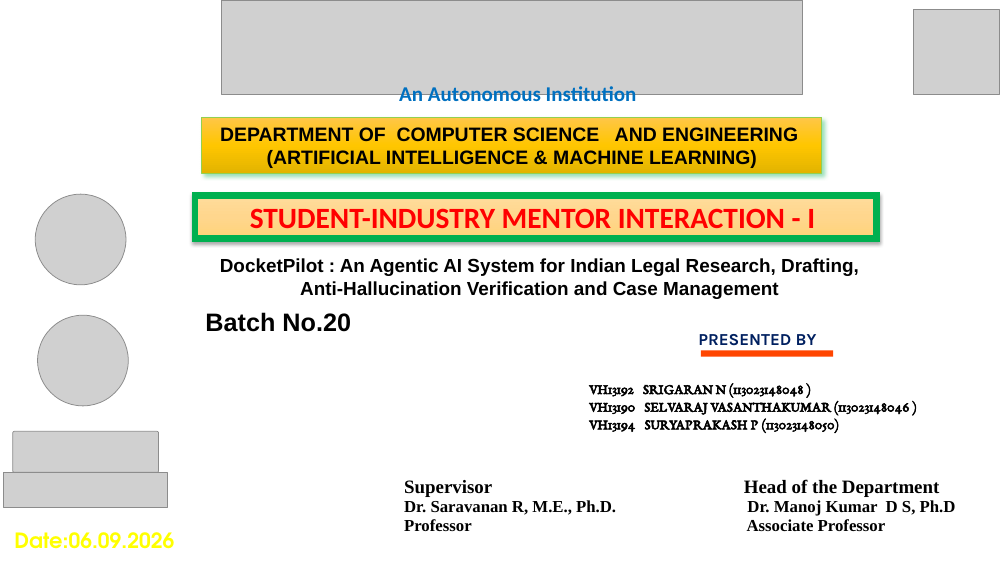
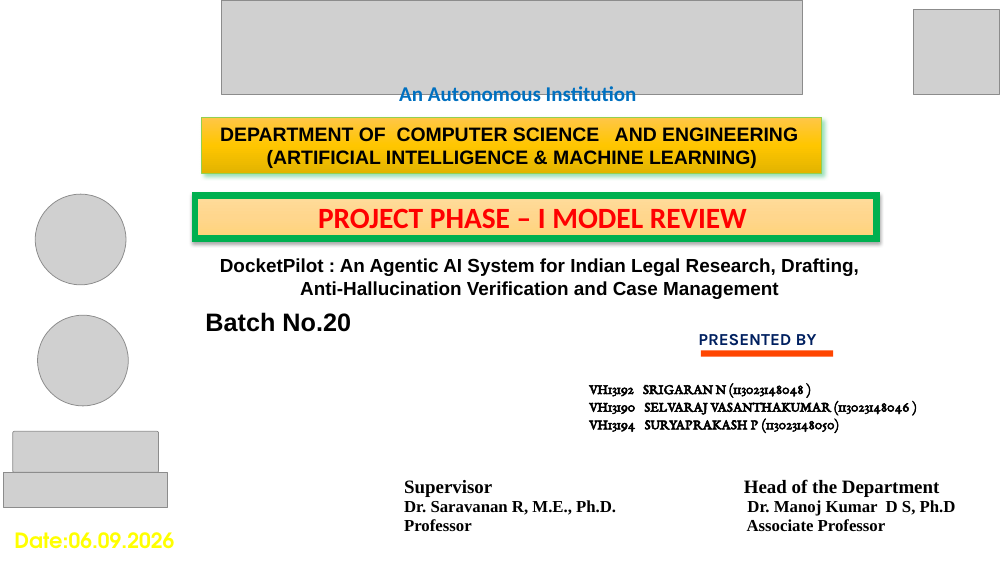
Before and after one commit to srigaran2020/DocketPilot, a slide deck: slide 1 of docs/DocketPilot_Project_Presentation.pptx. Drawn at 1008x567 pixels with LibreOffice and Linux fonts; fonts in the diff are those of the drawing; grey boxes stand for pictures; background and template pictures are left out. Boxes give left, top, right and bottom in pixels: in the first picture for what was removed or moved away, otherwise in the second. Text is boxed around its words. In the diff, an @@ line names an element or a change of style, - is before the commit and + after.

```diff
--- a/docs/DocketPilot_Project_Presentation.pptx
+++ b/docs/DocketPilot_Project_Presentation.pptx
@@ text in rectangle at (318, 208, 747, 236): text changed @@
-STUDENT-INDUSTRY MENTOR INTERACTION - I
+PROJECT PHASE – I MODEL REVIEW
```
Also in this commit, not shown: 1 other slide changed, 5 other files.
